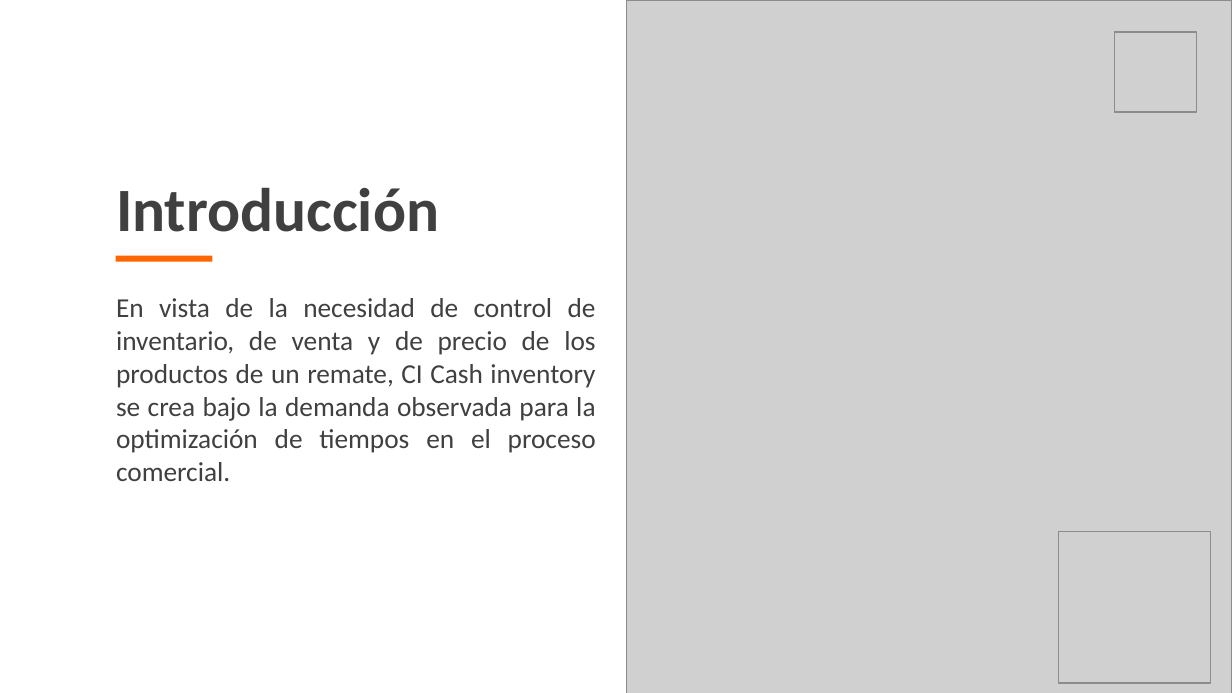
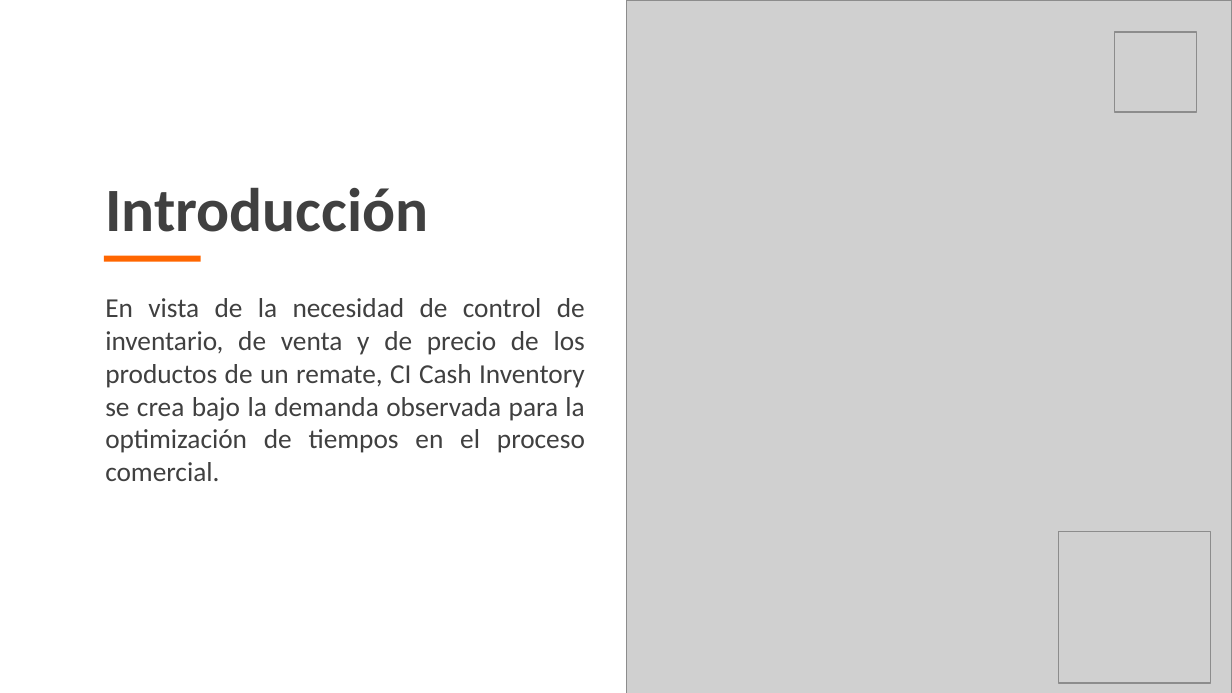
Before and after one commit to bsgaleano20/proyecto_tec_adsi, a slide deck: slide 2 of app/app_documentacion/1er_trim/1_1_1_presentacion_proyecto.pptx. Drawn at 1232x693 pixels with LibreOffice and Linux fonts; fonts in the diff are those of the drawing; grey boxes stand for pictures; background and template pictures are left out. Boxes give left, top, right and bottom in pixels: in the first picture for what was removed or moved away, otherwise in the second. Text is boxed around its words. In the diff, an @@ line names an element or a change of style, - is before the commit and + after.

```diff
--- a/app/app_documentacion/1er_trim/1_1_1_presentacion_proyecto.pptx
+++ b/app/app_documentacion/1er_trim/1_1_1_presentacion_proyecto.pptx
@@ text "Introducción": place and size @@
-text "Introducción" at <box>116,187,439,232</box>
+text "Introducción" at <box>105,187,428,232</box>
@@ rectangle: place and size @@
-rectangle at <box>116,255,213,261</box>
+rectangle at <box>103,255,201,261</box>
@@ text at <box>105,298,585,481</box>: text changed @@
-En vista de la necesidad de control de inventario, de venta y de precio de los productos de un remate, CI Cash inventory se crea bajo la demanda observada para la optimización de tiempos en el proceso comercial.
+En vista de la necesidad de control de inventario, de venta y de precio de los productos de un remate, CI Cash Inventory se crea bajo la demanda observada para la optimización de tiempos en el proceso comercial.
```
Also in this commit, not shown: 4 other slides changed, 1 slide added, 3 other files.
